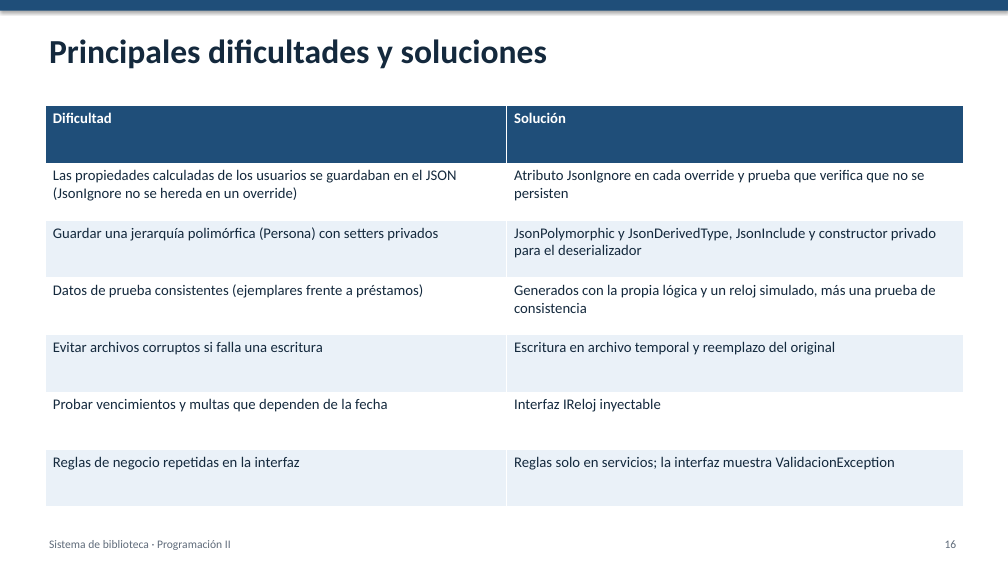
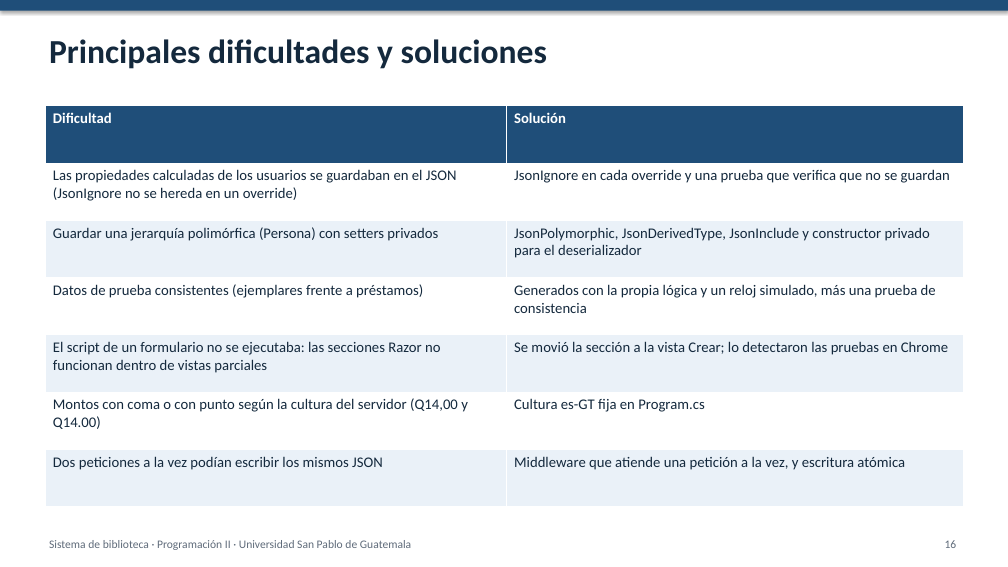
Before and after one commit to USPG-Angels-Workspace/sistema-biblioteca, a slide deck: slide 16 of docs/Presentacion.pptx. Drawn at 1008x567 pixels with LibreOffice and Linux fonts; fonts in the diff are those of the drawing. Boxes give left, top, right and bottom in pixels: in the first picture for what was removed or moved away, otherwise in the second. Text is boxed around its words. In the diff, an @@ line names an element or a change of style, - is before the commit and + after.

```diff
--- a/docs/Presentacion.pptx
+++ b/docs/Presentacion.pptx
@@ table at (45, 106, 964, 507) @@
-row 2, column 2: Atributo JsonIgnore en cada override y prueba que verifica que no se persisten
+row 2, column 2: JsonIgnore en cada override y una prueba que verifica que no se guardan
-row 3, column 2: JsonPolymorphic y JsonDerivedType, JsonInclude y constructor privado para el deserializador
+row 3, column 2: JsonPolymorphic, JsonDerivedType, JsonInclude y constructor privado para el deserializador
-row 5, column 1: Evitar archivos corruptos si falla una escritura
+row 5, column 1: El script de un formulario no se ejecutaba: las secciones Razor no funcionan dentro de vistas parciales
-row 5, column 2: Escritura en archivo temporal y reemplazo del original
+row 5, column 2: Se movió la sección a la vista Crear; lo detectaron las pruebas en Chrome
-row 6, column 1: Probar vencimientos y multas que dependen de la fecha
+row 6, column 1: Montos con coma o con punto según la cultura del servidor (Q14,00 y Q14.00)
-row 6, column 2: Interfaz IReloj inyectable
+row 6, column 2: Cultura es-GT fija en Program.cs
-row 7, column 1: Reglas de negocio repetidas en la interfaz
+row 7, column 1: Dos peticiones a la vez podían escribir los mismos JSON
-row 7, column 2: Reglas solo en servicios; la interfaz muestra ValidacionException
+row 7, column 2: Middleware que atiende una petición a la vez, y escritura atómica
@@ text at (49, 540, 411, 550): text changed @@
-Sistema de biblioteca · Programación II
+Sistema de biblioteca · Programación II · Universidad San Pablo de Guatemala
```
Also in this commit, not shown: 15 other slides changed, 2 slides added, 2 slides removed.
